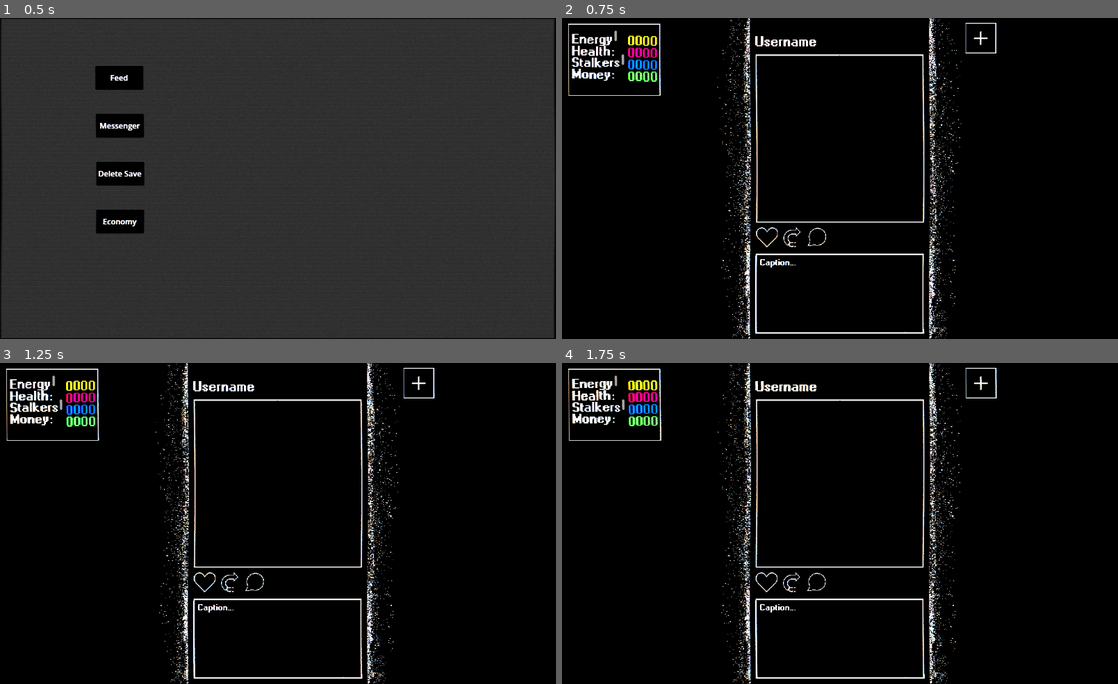
Above: before the commit, frames 1-4 (two rows, left to right).
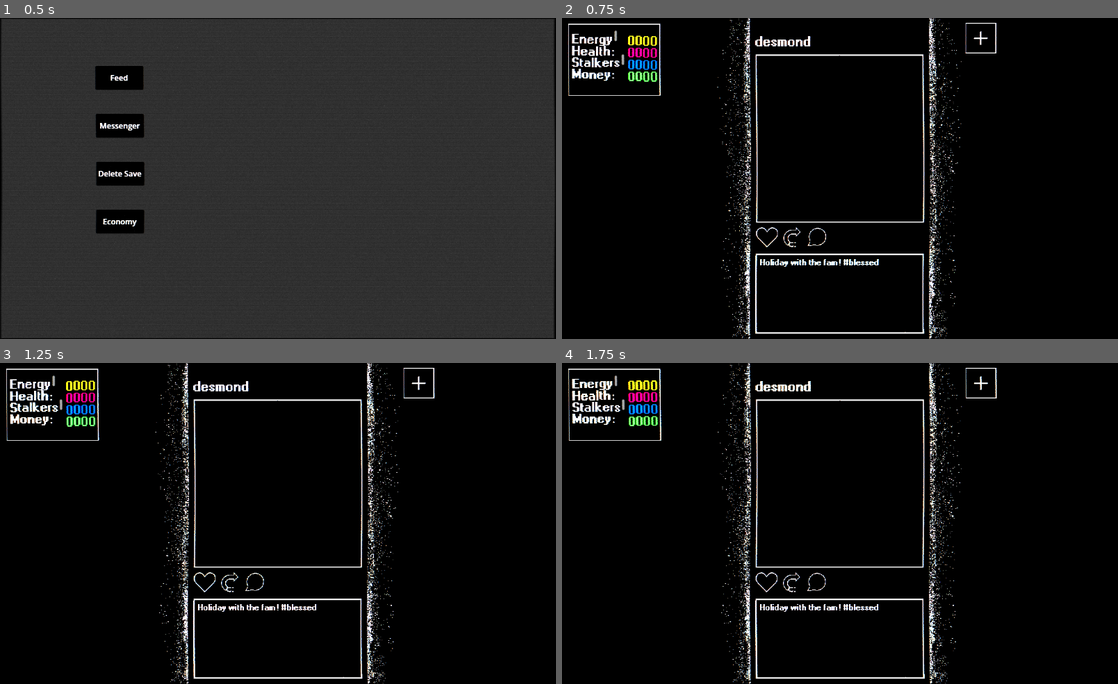
Above: after the commit, the same moments.

Repository: AdamCMunro/social-game
Game: Godot game, scene res://main.tscn
Same seed, same stepped clock (60 frames per second), same inputs: the game is played once before the commit and once after it.
Inputs (mouse positions are in pixels of both pictures, inside the frame that each line leads up to):
- Up to frame 1 (0.5 s): no input
- Up to frame 2 (0.75 s): click "Feed" at 0.5 s
- Up to frame 3 (1.25 s): no input
- Up to frame 4 (1.75 s): tap Enter at 1.25 s; move the mouse to (840, 523) at 1.27 s; click (840, 523) at 1.42 s

Frame 1 is identical in both runs. In frame 2, 0.4% of the frame differs, in the area x 34-57%, y 5-78%; in frame 3, 0.4%; in frame 4, 0.4%.

Commit message:
added json files for posts that change depending on day as well as the basics for a screen at the end of the feed

Diff:
--- a/social-game/contact.gd
+++ b/social-game/contact.gd
@@ -101,7 +101,7 @@
 
 func _progress_chat():
 	var history_path = str("user://chat_logs/history/", contact_name, ".json")
-	var messages_path = str("res://chat_logs/", contact_name, ".json")
+	var messages_path = str("res://daily_files/", messenger.get_parent().current_day, "/chat_logs/", contact_name, ".json")
 	var history = _json_decode(history_path)
 	var messages = _json_decode(messages_path)
 	var start = _get_start_point(history)
--- /dev/null
+++ b/social-game/daily_files/1/posts.json
@@ -0,0 +1 @@
+[0,1,2,3,4,4,4,4,4]
--- a/social-game/feed.gd
+++ b/social-game/feed.gd
@@ -14,7 +14,10 @@
 
 var post_height
 var post_position
+
+var post_array
 var post_data
+var current_post_index = 0
 
 var new_post_button_pos
 var comment_box_pos
@@ -22,14 +25,20 @@
 var background_pos
 var stat_block_pos
 var background_width
+var end_label_pos
+var continue_button_pos
 
 var is_scrolling = false
 var paused = false
 var commenting = false
 var prepared_for_play = false
+var feed_ended = false
 
 # Called when the node enters the scene tree for the first time.
 func _ready() -> void:
+	post_array = _json_decode(str("res://daily_files/", main.current_day, "/posts.json"))
+	post_data = _json_decode("res://posts/post_dict.json")
+
 	$FeedBackground.position = viewport_centre
 
 	background_pos = $FeedBackground/Texture.position
@@ -38,13 +47,22 @@
 	$CommentBox.position = viewport_centre
 	$CommentBox.position.y = 1000
 
+	$EndLabel.position.y = 1000
+
+	$ContinueButton.position = viewport_centre
+	$ContinueButton.position.y = 1000
+
+	end_label_pos = Vector2($EndLabel.position.x, 250)
+
+	continue_button_pos = Vector2(viewport_centre.x, viewport_centre.y + 230)
+
 	comment_box_pos = Vector2(viewport_centre.x, 525)
 
 	stat_block_pos = player.get_node("StatBlock").position
 
-	current_post = _instaniate_post(post_data)
-
-	next_post = _instaniate_post(post_data)
+	current_post = _instaniate_post(_get_current_post_data())
+
+	next_post = _instaniate_post(_get_next_post_data())
 
 	post_position = viewport_centre
 
@@ -68,13 +86,18 @@
 			pause.visible = false
 			_show_for_resume()
 
-
-func _instaniate_post(post_data):
+func _get_current_post_data():
+	return post_data[post_array[current_post_index]]
+
+func _get_next_post_data():
+	return post_data[post_array[current_post_index + 1]]
+
+func _instaniate_post(data):
 	var new_post = post_scene.instantiate()
 	new_post.position = viewport_centre
 
-	#new_post.user = post_data.user
-	#new_post.caption = post_data.caption
+	new_post.get_node("PostBody/Username").text = data.user
+	new_post.get_node("PostBody/Caption").text = data.caption
 	add_child(new_post)
 	return new_post
 
@@ -83,11 +106,16 @@
 		return
 
 	if event is InputEventMouseButton:
-		if event.button_index == MOUSE_BUTTON_WHEEL_DOWN and event.pressed:
+		if event.button_index == MOUSE_BUTTON_WHEEL_DOWN and event.pressed and not feed_ended:
 			_trigger_scroll()
+		elif event.button_index == MOUSE_BUTTON_WHEEL_DOWN and event.pressed and feed_ended:
+			_final_scroll()
 	elif event is InputEventPanGesture:
-		if event.delta.y > 0.5:
+		if event.delta.y > 0.5 and not feed_ended:
 			_trigger_scroll()
+		elif event.delta.y > 0.5 and feed_ended:
+			_final_scroll()
+
 
 func _trigger_scroll():
 	if not main.in_hand:
@@ -95,9 +123,26 @@
 		_reset_post(next_post)
 		var tween = _move_posts(current_post, next_post)
 		await tween.finished
-		_recycle_posts()
+
+		if current_post_index + 1 < post_array.size() - 1:
+			_recycle_posts()
+		elif current_post_index + 1 == post_array.size() - 1:
+			feed_ended = true
+
 		await get_tree().create_timer(0.4).timeout
 		is_scrolling = false
+
+func _final_scroll():
+	var tween = create_tween()
+
+	tween.set_trans(Tween.TRANS_SINE)
+	tween.set_ease(Tween.EASE_IN_OUT)
+
+	tween.tween_property(next_post, "position", Vector2(viewport_centre.x, viewport_centre.y -post_height), 0.5)
+	tween.tween_property($EndLabel, "position:y", end_label_pos.y - 10, 0.3)
+	tween.parallel().tween_property($ContinueButton, "position:y", continue_button_pos.y - 10, 0.3)
+	tween.tween_property($EndLabel, "position:y", end_label_pos.y, 0.2)
+	tween.parallel().tween_property($ContinueButton, "position:y", continue_button_pos.y, 0.2)
 
 func _move_posts(post, post2):
 	var tween = create_tween()
@@ -112,11 +157,13 @@
 func _recycle_posts():
 	var recycled_post
 
+	current_post_index += 1
+
 	if current_post.get_name() == "Post":
 		recycled_post = current_post
 	else:
 		current_post.queue_free()
-		recycled_post = _instaniate_post(post_data)
+		recycled_post = _instaniate_post(_get_next_post_data())
 
 	current_post = next_post
 	current_post.position = post_position
@@ -125,10 +172,11 @@
 
 	next_post.position = Vector2(post_position.x, post_position.y + post_height)
 
-	_populate_post(next_post, post_data)
+	_populate_post(next_post, _get_next_post_data())
 
 func _populate_post(post, data):
-	pass
+	post.get_node("PostBody/Username").text = data.user
+	post.get_node("PostBody/Caption").text = data.caption
 
 func _reset_post(post):
 	var like = post.get_node("PostBody/LikeButton")
@@ -160,12 +208,23 @@
 		tween.tween_property($CommentBox, "position:y", comment_box_pos.y - 20, 0.05)
 		tween.tween_property($CommentBox, "position:y", 1000, 0.05)
 
-	tween.tween_property(current_post, "position:y", post_position.y - 20, 0.05)
+	if not feed_ended:
+		tween.tween_property(current_post, "position:y", post_position.y - 20, 0.05)
+	else:
+		tween.tween_property($ContinueButton, "position:y", continue_button_pos.y - 20, 0.05)
+		tween.parallel().tween_property($EndLabel, "position:y", end_label_pos.y - 20, 0.05)
+
 	tween.parallel().tween_property($NewPostButton, "position:y", new_post_button_pos.y + 20, 0.05)
 	tween.parallel().tween_property(player.get_node("StatBlock"), "position:x", stat_block_pos.x + 20, 0.05)
 	tween.parallel().tween_property($FeedBackground/Texture, "size:x", background_width - 40, 0.08)
 
-	tween.tween_property(current_post, "position:y", 1000, 0.08)
+	if not feed_ended:
+		tween.tween_property(current_post, "position:y", 1000, 0.08)
+	else:
+		tween.tween_property($ContinueButton, "position:y", 1000, 0.05)
+		tween.parallel().tween_property($EndLabel, "position:y", 1000, 0.05)
+
+
 	tween.parallel().tween_property($NewPostButton, "position:y", -100, 0.08)
 	tween.parallel().tween_property(player.get_node("StatBlock"), "position:x", -200, 0.08)
 	tween.parallel().tween_property($FeedBackground/Texture, "size:x", 3000, 0.1)
@@ -179,13 +238,23 @@
 	tween.set_ease(Tween.EASE_IN_OUT)
 	tween.set_trans(Tween.TRANS_SINE)
 
-	tween.tween_property(current_post, "position:y", post_position.y + 20, 0.05)
+	if not feed_ended:
+		tween.tween_property(current_post, "position:y", post_position.y + 20, 0.05)
+	else:
+		tween.tween_property($ContinueButton, "position:y", continue_button_pos.y + 20, 0.05)
+		tween.parallel().tween_property($EndLabel, "position:y", end_label_pos.y + 20, 0.05)
+
 	tween.parallel().tween_property($NewPostButton, "position:y", new_post_button_pos.y + 20, 0.05)
 	tween.parallel().tween_property(player.get_node("StatBlock"), "position:x", stat_block_pos.x + 20, 0.05)
 	tween.parallel().tween_property($FeedBackground/Texture, "size:x", background_width, 0.05)
 	tween.parallel().tween_property($FeedBackground/Texture, "position:x", background_pos.x, 0.05)
 
-	tween.tween_property(current_post, "position:y", post_position.y, 0.05)
+	if not feed_ended:
+		tween.tween_property(current_post, "position:y", post_position.y, 0.08)
+	else:
+		tween.tween_property($ContinueButton, "position:y", continue_button_pos.y, 0.05)
+		tween.parallel().tween_property($EndLabel, "position:y", end_label_pos.y, 0.05)
+
 	tween.parallel().tween_property($NewPostButton, "position:y", new_post_button_pos.y, 0.05)
 	tween.parallel().tween_property(player.get_node("StatBlock"), "position:x", stat_block_pos.x, 0.05)
 
@@ -253,3 +322,13 @@
 
 	tween.tween_property(current_post, "position:y", post_position.y - 10, 0.05)
 	tween.tween_property(current_post, "position:y", post_position.y, 0.05)
+
+func _json_decode(file_path: String) -> Array:
+	var content = FileAccess.get_file_as_string(file_path)
+	var data = JSON.parse_string(content)
+
+	if typeof(data) == TYPE_ARRAY:
+		return data as Array
+
+	push_error("Failed to parse JSON, or the root is not an Array.")
+	return []
--- a/social-game/feed.tscn
+++ b/social-game/feed.tscn
@@ -9,12 +9,16 @@
 [ext_resource type="Script" uid="uid://vfxileolvehy" path="res://comment_box.gd" id="6_fqlfk"]
 [ext_resource type="FontFile" uid="uid://colsx08shwr3g" path="res://fonts/windows-bold[1].ttf" id="7_ogxe3"]
 [ext_resource type="Texture2D" uid="uid://bv7kp8r2220md" path="res://assets/Square_Selection.png" id="8_fqlfk"]
+[ext_resource type="Texture2D" uid="uid://dhc6rc8afnmn4" path="res://assets/Button.png" id="10_tlspd"]
 
 [sub_resource type="RectangleShape2D" id="RectangleShape2D_insad"]
 size = Vector2(128, 128)
 
 [sub_resource type="RectangleShape2D" id="RectangleShape2D_fqlfk"]
 size = Vector2(460, 45)
+
+[sub_resource type="RectangleShape2D" id="RectangleShape2D_w50hx"]
+size = Vector2(214, 48)
 
 [node name="Feed" type="Node2D" unique_id=1879761602]
 script = ExtResource("1_j7o2i")
@@ -273,6 +277,61 @@
 bbcode_enabled = true
 text = "[wave amp=11.0 freq=2.5 connected=0]Comment[/wave]"
 
+[node name="EndLabel" type="RichTextLabel" parent="." unique_id=775896981]
+z_index = 2
+anchors_preset = 8
+anchor_left = 0.5
+anchor_top = 0.5
+anchor_right = 0.5
+anchor_bottom = 0.5
+offset_left = 432.0
+offset_top = 504.0
+offset_right = 732.0
+offset_bottom = 584.0
+grow_horizontal = 2
+grow_vertical = 2
+theme_override_fonts/normal_font = ExtResource("7_ogxe3")
+theme_override_font_sizes/normal_font_size = 30
+bbcode_enabled = true
+text = "[wave amp=11.0 freq=2.5 connected=0]You're all caught up. Good for you.[/wave]"
+horizontal_alignment = 1
+vertical_alignment = 1
+
+[node name="ContinueButton" type="Area2D" parent="." unique_id=162895652]
+z_index = 2
+
+[node name="Sprite2D" type="Sprite2D" parent="ContinueButton" unique_id=1583316746]
+texture = ExtResource("10_tlspd")
+
+[node name="CollisionShape2D" type="CollisionShape2D" parent="ContinueButton" unique_id=1732777522]
+shape = SubResource("RectangleShape2D_w50hx")
+
+[node name="ColorRect" type="ColorRect" parent="ContinueButton" unique_id=1315371696]
+visible = false
+offset_left = -107.0
+offset_top = -24.0
+offset_right = 107.0
+offset_bottom = 24.0
+mouse_filter = 2
+
+[node name="Label" type="RichTextLabel" parent="ContinueButton" unique_id=789800433]
+anchors_preset = 8
+anchor_left = 0.5
+anchor_top = 0.5
+anchor_right = 0.5
+anchor_bottom = 0.5
+offset_left = -105.0
+offset_top = -20.0
+offset_right = 105.0
+offset_bottom = 20.0
+grow_horizontal = 2
+grow_vertical = 2
+theme_override_fonts/normal_font = ExtResource("7_ogxe3")
+theme_override_font_sizes/normal_font_size = 24
+text = "Continue"
+horizontal_alignment = 1
+vertical_alignment = 1
+
 [connection signal="input_event" from="NewPostButton" to="NewPostButton" method="_on_input_event"]
 [connection signal="mouse_entered" from="NewPostButton" to="NewPostButton" method="_on_mouse_entered"]
 [connection signal="mouse_exited" from="NewPostButton" to="NewPostButton" method="_on_mouse_exited"]
--- a/social-game/main.gd
+++ b/social-game/main.gd
@@ -5,6 +5,7 @@
 var in_hand = false
 var seed = ""
 var current_screen = ""
+var current_day = 1
 
 # Called when the node enters the scene tree for the first time.
 func _ready() -> void:
--- a/social-game/messenger.gd
+++ b/social-game/messenger.gd
@@ -314,7 +314,7 @@
 
 func _retrieve_messages(name):
 	var history_file = str("user://chat_logs/history/", name, ".json")
-	var message_file = str("res://chat_logs/", name, ".json")
+	var message_file = str("res://daily_files/", get_parent().current_day, "/chat_logs/", name, ".json")
 	var height = 0
 
 	message_history_arr = _json_decode(history_file)
--- a/social-game/new_post_button.gd
+++ b/social-game/new_post_button.gd
@@ -28,7 +28,7 @@
 func _on_input_event(viewport: Node, event: InputEvent, shape_idx: int) -> void:
 	if event is InputEventMouseButton and event.button_index == MOUSE_BUTTON_LEFT:
 		if event.is_pressed() && not event.is_echo():
-			if pressing == false:
+			if not pressing and not feed.feed_ended:
 				if not main.in_hand:
 					if feed.commenting:
 						feed.get_node("CommentBox")._cancel_comment()
--- a/social-game/post.tscn
+++ b/social-game/post.tscn
@@ -87,13 +87,13 @@
 [node name="Caption" type="Label" parent="PostBody" unique_id=1716154906]
 offset_left = -142.5
 offset_top = 140.0
-offset_right = -66.5
-offset_bottom = 175.0
+offset_right = 85.00424
+offset_bottom = 244.75214
 scale = Vector2(1.25, 1.25)
 theme_override_fonts/font = ExtResource("10_deta0")
 theme_override_font_sizes/font_size = 12
 text = "Caption..."
-autowrap_mode = 2
+autowrap_mode = 3
 
 [connection signal="input_event" from="PostBody/LikeButton" to="PostBody/LikeButton" method="_on_input_event"]
 [connection signal="mouse_entered" from="PostBody/LikeButton" to="PostBody/LikeButton" method="_on_mouse_entered"]
--- /dev/null
+++ b/social-game/posts/post_dict.json
@@ -0,0 +1,15 @@
+[{"id":0,
+"user":"desmond",
+"caption":"Holiday with the fam! #blessed"},
+{"id":1,
+"user":"james",
+"caption":"anyone know where I can find a VCR?"},
+{"id":2,
+"user":"alan",
+"caption":"Found this while clearing out. Really brings back memories"},
+{"id":3,
+"user":"kreeb",
+"caption":"a night to remember"},
+{"id":4,
+"user":"test",
+"caption":"test"}]
Renamed: social-game/chat_logs/angela.json -> social-game/daily_files/1/chat_logs/angela.json
Renamed: social-game/chat_logs/desmond.json -> social-game/daily_files/1/chat_logs/desmond.json
Renamed: social-game/chat_logs/james.json -> social-game/daily_files/1/chat_logs/james.json
Renamed: social-game/chat_logs/test.json -> social-game/daily_files/1/chat_logs/test.json
